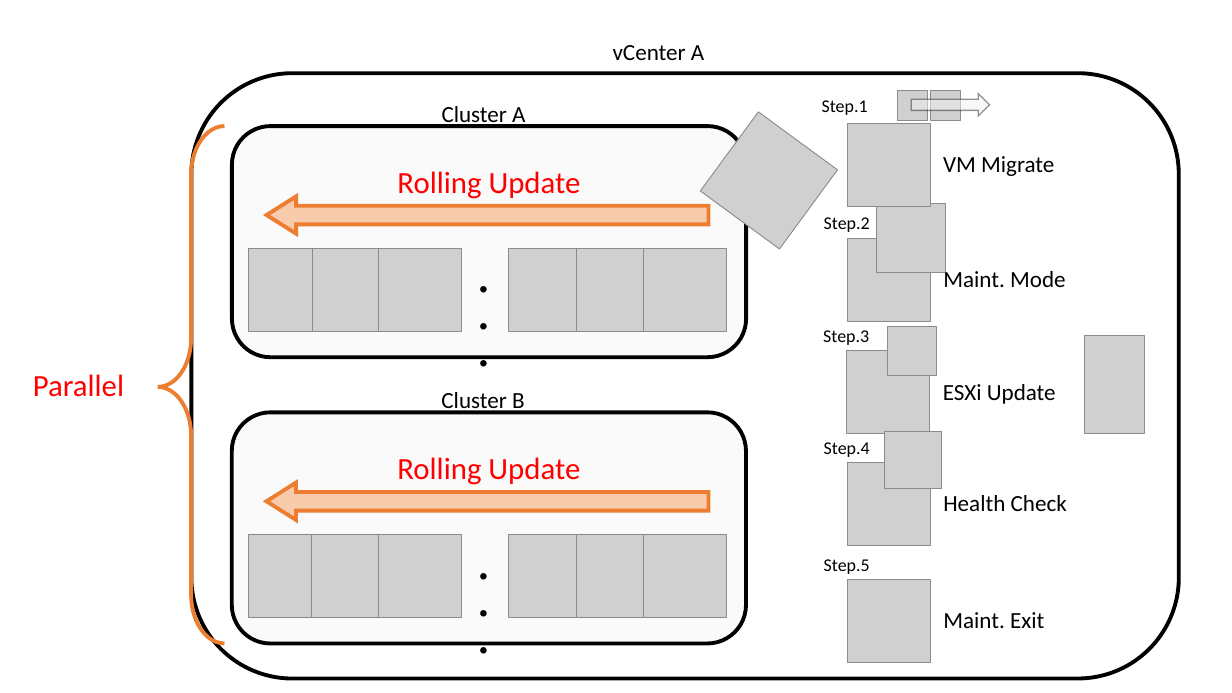
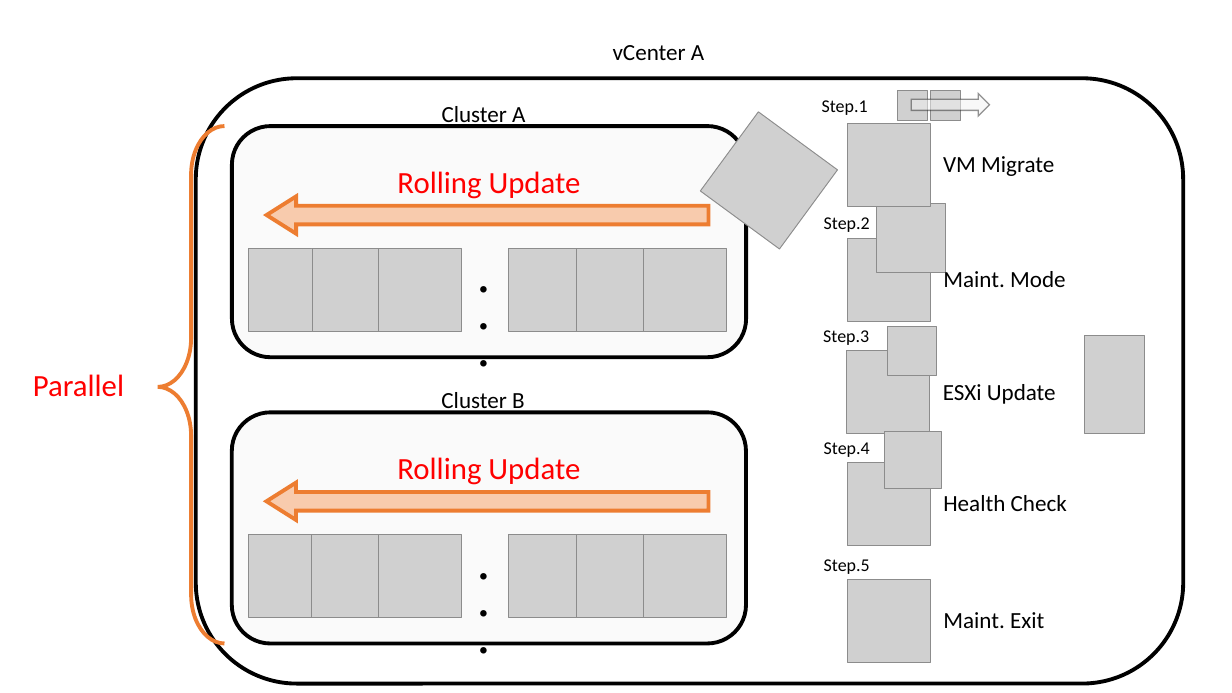
Before and after one commit to fukui-yuto/fukui-yuto.github.io, a slide deck: slide 5 of ポートフォリオ資料.pptx. Drawn at 1232x693 pixels with LibreOffice and Linux fonts; fonts in the diff are those of the drawing; grey boxes stand for pictures. Boxes give left, top, right and bottom in pixels: in the first picture for what was removed or moved away, otherwise in the second. Text is boxed around its words. In the diff, an @@ line names an element or a change of style, - is before the commit and + after.

```diff
--- a/ポートフォリオ資料.pptx
+++ b/ポートフォリオ資料.pptx
@@ rounded rectangle: place and size @@
-rounded rectangle at (191,73,1179,678)
+rounded rectangle at (196,79,1184,684)
```
Also in this commit, not shown: 2 slides added, 1 slide removed, 3 other files.
